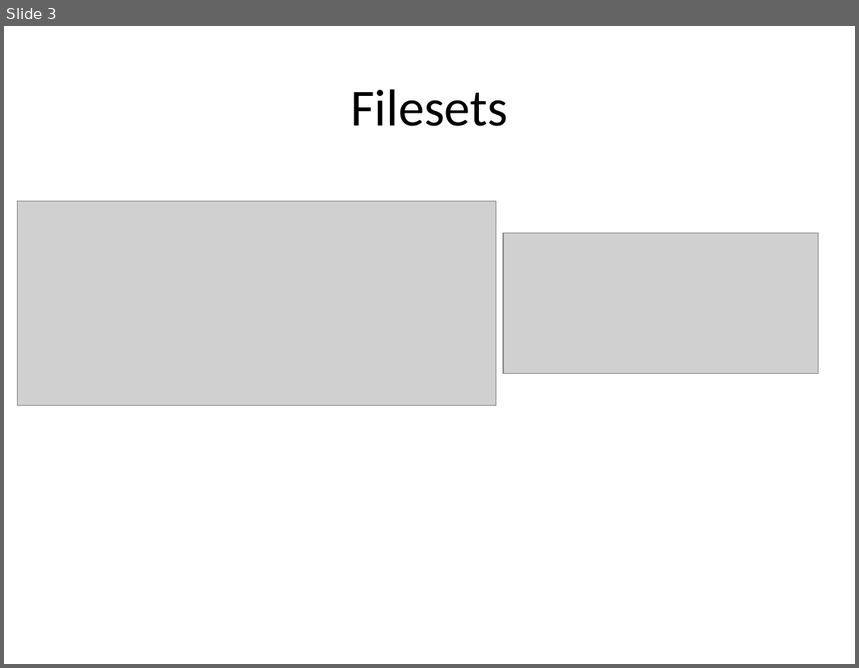
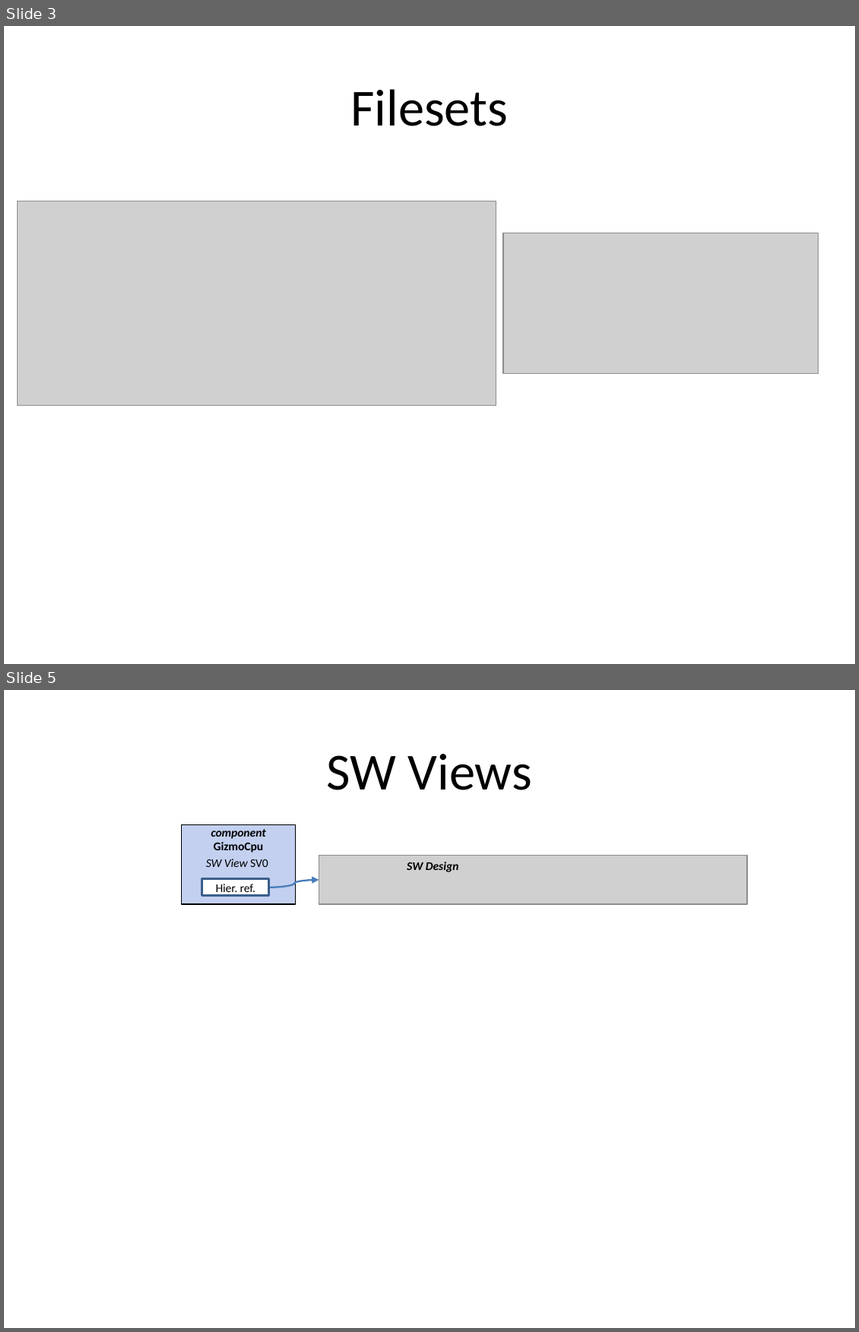
Before and after one commit to Martoni/kactus2, a slide deck: Help/images/img_sources.pptx. Shown one above the other, each under a label of ours: slide 3 before the commit, slides 3 and 5 after it; the slides between them are not shown. The pictures are 859x668 and 859x1332 pixels, drawn with LibreOffice and Linux fonts; fonts in the diff are those of the drawing; grey boxes stand for pictures. Boxes give left, top, right and bottom in pixels: in the first picture for what was removed or moved away, otherwise in the second. Text is boxed around its words. In the diff, an @@ line names an element or a change of style, - is before the commit and + after.

```diff
--- a/Help/images/img_sources.pptx
+++ b/Help/images/img_sources.pptx
@@ slide 5 added at bbox=[4, 690, 855, 1328], background #FFFFFF @@
@@ title added at bbox=[327, 754, 532, 790], 44 pt, text #000000 @@
+SW Views
@@ rectangle added at bbox=[182, 825, 296, 904], fill #C3D0F0, outline #000000 1 pt, 10 pt, text #000000, bold, italic @@
+component GizmoCpu
@@ text added at bbox=[206, 859, 268, 867], 10 pt, text #000000, italic @@
+SW View SV0
@@ picture added at bbox=[319, 856, 747, 904] @@
@@ text added at bbox=[407, 862, 459, 872], 10 pt, text #000000, bold, italic @@
+SW Design
@@ rectangle added at bbox=[202, 879, 269, 896], fill #FFFFFF, outline #3A5F8C 2 pt, 10 pt, text #000000 @@
+Hier. ref.
@@ curved arrow added from (269, 888) to (319, 880), #4B7EBC 1.5 pt @@
```
Also in this commit, not shown: 2 slides changed, 5 other slides added, 3 other files.
